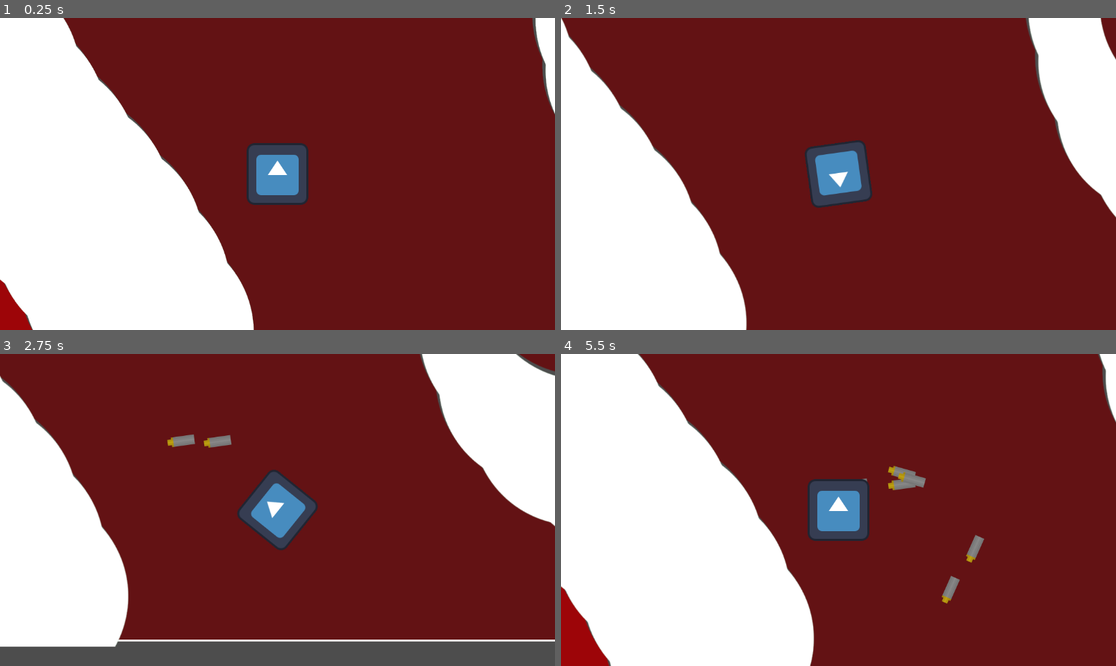
Above: before the commit, frames 1-4 (two rows, left to right).
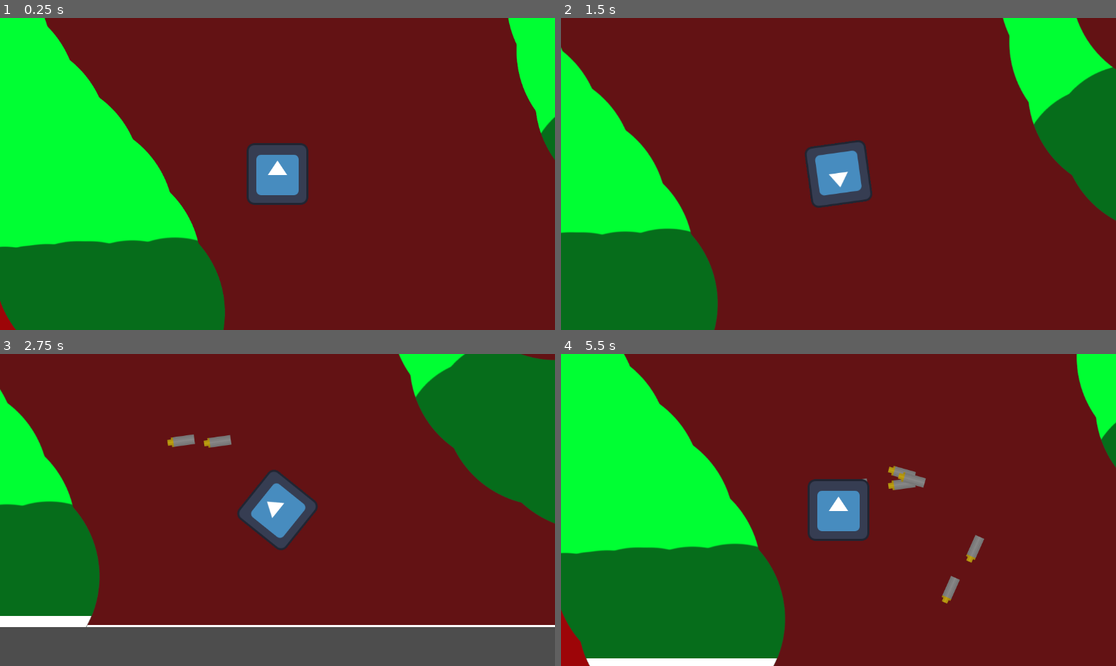
Above: after the commit, the same moments.

Repository: Do-Good-Games/MaskGameTest
Game: Godot game, scene res://Ian Folder/test_world.tscn
The game is run twice, just before and just after one commit, with the same random seed, the same clock (stepped at 60 frames per second) and the same inputs. This scene is started directly instead of the project's main scene. The engine's default icon, where the game draws it, is replaced by a stand-in: a white triangle on a blue panel in a dark square.
Inputs (mouse positions are in pixels of both pictures, inside the frame that each line leads up to):
- Up to frame 1 (0.25 s): no input
- Up to frame 2 (1.5 s): tap Enter at 0.5 s; move the mouse to (960, 158) at 0.52 s; press the mouse at (960, 158) at 0.53 s; hold D (right) 0.53-1.28 s; move the mouse to (727, 189) at 1.27 s; release the mouse at (727, 189) at 1.28 s; hold S (down) from 1.28 s (still down); click (727, 189) at 1.35 s
- Up to frame 3 (2.75 s): move the mouse to (333, 441) at 2.02 s; release S (down) at 2.03 s; press the mouse at (333, 441) at 2.03 s; hold D (right) from 2.03 s (still down)
- Up to frame 4 (5.5 s): move the mouse to (810, 572) at 2.77 s; release D (right) at 2.78 s; release the mouse at (810, 572) at 2.78 s; hold W (up) 2.78-3.53 s; click (810, 572) at 2.85 s; move the mouse to (1005, 556) at 3.52 s; press the mouse at (1005, 556) at 3.53 s; hold A (left) 3.53-5.03 s; move the mouse to (672, 463) at 4.27 s; release the mouse at (672, 463) at 4.28 s; click (672, 463) at 4.35 s; move the mouse to (866, 510) at 5.02 s; press the mouse at (866, 510) at 5.03 s; hold S (down) from 5.03 s (still down)

The runs differ from the first frame. In frame 1, 33% of the frame differs, in the area x 0-100%, y 0-100%; in frame 2, 28%; in frame 3, 27%; in frame 4, 34%.

Commit message:
Fixes to collision masking

Diff:
--- a/Character/bobby_character.tscn
+++ b/Character/bobby_character.tscn
@@ -17,5 +17,6 @@
 [node name="CollisionShape2D" type="CollisionShape2D" parent="." unique_id=2015673397]
 position = Vector2(-0.5, 0.5)
 shape = SubResource("RectangleShape2D_d5myv")
+debug_color = Color(1, 1, 1, 0.41960785)
 
 [node name="Camera2D" type="Camera2D" parent="." unique_id=550504632]
--- /dev/null
+++ b/Ian Folder/layer.tscn
@@ -0,0 +1,39 @@
+[gd_scene format=3 uid="uid://c0cnbnjpw1gn3"]
+
+[ext_resource type="Texture2D" uid="uid://bwgq1lmjusrgc" path="res://test_mask_alpha.png" id="1_vm0sn"]
+[ext_resource type="Script" uid="uid://bxui4dd18e7gy" path="res://mask_collision.gd" id="2_gui4o"]
+[ext_resource type="Script" path="res://Ian Folder/layer_mask.gd" id="3_gui4o"]
+[ext_resource type="Texture2D" uid="uid://dk4dlumhs07ha" path="res://Ian Folder/red.png" id="4_k3wos"]
+
+[sub_resource type="CanvasItemMaterial" id="CanvasItemMaterial_k3wos"]
+blend_mode = 3
+
+[node name="Layer" type="StaticBody2D" unique_id=807261236]
+script = ExtResource("2_gui4o")
+
+[node name="LayerMask" type="Sprite2D" parent="." unique_id=1379613557]
+z_index = 1
+material = SubResource("CanvasItemMaterial_k3wos")
+texture = ExtResource("1_vm0sn")
+script = ExtResource("3_gui4o")
+
+[node name="LayerArea" type="Area2D" parent="." unique_id=1061474882]
+visible = false
+
+[node name="UnmaskedGeometry" type="StaticBody2D" parent="." unique_id=2019776830]
+collision_layer = 0
+
+[node name="CollisionPolygon2D" type="CollisionPolygon2D" parent="UnmaskedGeometry" unique_id=339928958]
+position = Vector2(-1122, -788)
+polygon = PackedVector2Array(45, 1531, 42, 891, 404, 891, 421, 1297, 713, 1295, 713, 1420, 1563, 1384, 1543, 378, 1727, 378, 1766, 1395)
+
+[node name="CollisionPolygon2D2" type="CollisionPolygon2D" parent="UnmaskedGeometry" unique_id=1689257945]
+position = Vector2(-1835.0001, -595)
+scale = Vector2(1.8399987, 1)
+polygon = PackedVector2Array(538, 33, 549, 462, 981, 426, 1053, -14)
+
+[node name="LayerVisual" type="Sprite2D" parent="." unique_id=1234380076]
+scale = Vector2(27.399996, 27.399996)
+texture = ExtResource("4_k3wos")
+
+[connection signal="img_updated" from="LayerMask" to="." method="_on_layer_mask_img_updated"]
--- a/Ian Folder/test_world.tscn
+++ b/Ian Folder/test_world.tscn
@@ -4,6 +4,7 @@
 [ext_resource type="Texture2D" uid="uid://dvf21l451imlf" path="res://Ian Folder/brush.tres" id="1_e4dru"]
 [ext_resource type="PackedScene" uid="uid://f0giku20phl1" path="res://Character/BobbyCollectable.tscn" id="2_icfwp"]
 [ext_resource type="PackedScene" uid="uid://b2aodyxg1wr0g" path="res://Character/bobby_character.tscn" id="3_e4dru"]
+[ext_resource type="Texture2D" uid="uid://7kdjj57fft6b" path="res://Ian Folder/Red example.png" id="3_orqof"]
 [ext_resource type="Texture2D" uid="uid://d1pxvs8i5av8t" path="res://test_mask_alpha_negative.png" id="4_8wdvc"]
 [ext_resource type="Texture2D" uid="uid://rw8d2f1wlin6" path="res://Ian Folder/Green_Example.png" id="5_orqof"]
 
@@ -13,12 +14,15 @@
 
 @export var brush_texture: GradientTexture2D
 
+@onready var red_layer_mask: LayerMask = $RedLayer/LayerMask
+@onready var green_layer_mask: LayerMask = $GreenLayer/LayerMask
+
 
 func _input(event: InputEvent) -> void:
 	if event is InputEventMouseButton:
 		if event.pressed:
-			$RedLayer.layer_mask.paint_texture(brush_texture, get_local_mouse_position())
-			$GreenLayer.layer_mask.erase_texture(brush_texture, get_local_mouse_position())
+			$RedLayer.layer_mask.paint_texture(brush_texture, get_global_mouse_position())
+			$GreenLayer.layer_mask.erase_texture(brush_texture, get_global_mouse_position())
 "
 
 [node name="TestWorld" type="Node2D" unique_id=1058061648]
@@ -27,12 +31,13 @@
 
 [node name="RedLayer" parent="." unique_id=807261236 instance=ExtResource("1_1hawf")]
 z_index = -1
-position = Vector2(1100, 760)
+position = Vector2(1047, 730)
 rect_size = Vector2(1000, 1000)
 
 [node name="LayerVisual" parent="RedLayer/LayerMask" parent_id_path=PackedInt32Array(807261236, 1379613557) index="0" unique_id=1234380076]
 position = Vector2(3.6502905, 4.9999886)
 scale = Vector2(1.0003328, 0.9873325)
+texture = ExtResource("3_orqof")
 
 [node name="UnmaskedGeometry" parent="RedLayer" index="2" unique_id=2019776830]
 visible = false
@@ -43,34 +48,30 @@
 [node name="CollisionPolygon2D2" type="CollisionPolygon2D" parent="RedLayer/UnmaskedGeometry" index="1" unique_id=675728479]
 polygon = PackedVector2Array(204, -540, 185, -40, 924, -17, 885, -517)
 
+[node name="MaskedGeometry" parent="RedLayer" index="3" unique_id=211235266]
+z_index = 1
+
 [node name="GreenLayer" parent="." unique_id=1595783365 instance=ExtResource("1_1hawf")]
-position = Vector2(1107, 771)
+position = Vector2(1047, 730)
 
 [node name="LayerMask" parent="GreenLayer" index="0" unique_id=1379613557]
 texture = ExtResource("4_8wdvc")
 
 [node name="LayerVisual" parent="GreenLayer/LayerMask" index="0" unique_id=1234380076]
-visible = false
 position = Vector2(-5.625332, -9.500088)
 scale = Vector2(0.9986907, 0.98199993)
 texture = ExtResource("5_orqof")
-
-[node name="LayerArea" parent="GreenLayer" index="1" unique_id=1061474882]
-visible = true
 
 [node name="UnmaskedGeometry" parent="GreenLayer" index="2" unique_id=2019776830]
 visible = false
 
 [node name="CollisionPolygon2D" type="CollisionPolygon2D" parent="GreenLayer/UnmaskedGeometry" index="0" unique_id=1255001265]
-visible = false
 polygon = PackedVector2Array(-1032, -102, 653, -81, 692, -737, -1055, -756, -1052, -125)
 
 [node name="CollisionPolygon2D2" type="CollisionPolygon2D" parent="GreenLayer/UnmaskedGeometry" index="1" unique_id=398593457]
-visible = false
 polygon = PackedVector2Array(-1048, 515, 101, 508, 147, 719, -1069, 733)
 
 [node name="CollisionPolygon2D3" type="CollisionPolygon2D" parent="GreenLayer/UnmaskedGeometry" index="2" unique_id=702944521]
-visible = false
 polygon = PackedVector2Array(469, 284, 526, 561, 759, 618, 1047, 457, 1063, 317, 892, 123, 651, 137)
 
 [node name="BobbyCollectable" parent="." unique_id=2115636220 instance=ExtResource("2_icfwp")]
--- a/LayerMasking/layer.tscn
+++ b/LayerMasking/layer.tscn
@@ -3,21 +3,19 @@
 [ext_resource type="Texture2D" uid="uid://bwgq1lmjusrgc" path="res://test_mask_alpha.png" id="1_vm0sn"]
 [ext_resource type="Script" uid="uid://bxui4dd18e7gy" path="res://mask_collision.gd" id="2_gui4o"]
 [ext_resource type="Script" uid="uid://dklvrnohgflnj" path="res://LayerMasking/layer_mask.gd" id="3_gui4o"]
-[ext_resource type="Texture2D" uid="uid://7kdjj57fft6b" path="res://Ian Folder/Red example.png" id="4_k3wos"]
 
-[node name="Layer" type="StaticBody2D" unique_id=807261236]
+[node name="Layer" type="Node2D" unique_id=1461014223]
 script = ExtResource("2_gui4o")
+epsilon = 20.0
+rect_size = Vector2(1000, 1000)
 
 [node name="LayerMask" type="Sprite2D" parent="." unique_id=1379613557]
 clip_children = 2
-z_index = 1
+z_index = -1
 texture = ExtResource("1_vm0sn")
 script = ExtResource("3_gui4o")
 
 [node name="LayerVisual" type="Sprite2D" parent="LayerMask" unique_id=1234380076]
-position = Vector2(-835.7489, -204)
-scale = Vector2(1.6140466, 2.683331)
-texture = ExtResource("4_k3wos")
 
 [node name="LayerArea" type="Area2D" parent="." unique_id=1061474882]
 visible = false
@@ -25,4 +23,6 @@
 [node name="UnmaskedGeometry" type="StaticBody2D" parent="." unique_id=2019776830]
 collision_layer = 0
 
+[node name="MaskedGeometry" type="StaticBody2D" parent="." unique_id=211235266]
+
 [connection signal="img_updated" from="LayerMask" to="." method="_on_layer_mask_img_updated"]
--- a/LayerMasking/layer_mask.gd
+++ b/LayerMasking/layer_mask.gd
@@ -19,11 +19,11 @@
 func paint_texture(brush_texture: Texture2D, brush_position: Vector2) -> void:
 	var brush := brush_texture.get_image()
 	img.blend_rect(brush, brush.get_used_rect(), brush_position - brush.get_used_rect().size /2.0)
+	image_texture.update(img)
 	img_updated.emit(Rect2(
 		brush_position - brush.get_used_rect().size/2.0,
 		brush.get_used_rect().size
 	))
-	image_texture.update(img)
 
 # Make this better
 func erase_texture(brush_texture: Texture2D, brush_position: Vector2) -> void:
--- a/mask_collision.gd
+++ b/mask_collision.gd
@@ -1,6 +1,6 @@
 # Adapted from https://www.youtube.com/watch?v=Btk8IzhvaDo
 
-class_name Layer extends StaticBody2D
+class_name Layer extends Node2D
 
 @export var epsilon := 10.0
 @export var body: StaticBody2D
@@ -9,8 +9,10 @@
 @onready var layer_mask: Sprite2D = $LayerMask
 @onready var layer_area: Area2D = $LayerArea
 @onready var unmasked_geometry: StaticBody2D = $UnmaskedGeometry
+@onready var masked_geometry: StaticBody2D = $MaskedGeometry
 
 var level_collision_polygons: Array[CollisionPolygon2D]
+var regions: Dictionary[Rect2, Array] # {Region, Col. Polygons in region}
 
 # NOTE: there's some weirdness with how it lines up, the outer edges are like 10 pixels too high
 # but the inner edges are exactly right?
@@ -23,35 +25,31 @@
 	bitmap.create_from_image_alpha(image)
 
 	_register_collision_polygons(unmasked_geometry)
-
-	generate_collision(bitmap)
+	_create_regions()
+	generate_collision(bitmap, regions.keys())
 
 
-func generate_collision(bitmap: BitMap) -> void:
-	for x_index: int in ceil(layer_mask.texture.get_size().x / rect_size.x):
-		for y_index: int in ceil(layer_mask.texture.get_size().y / rect_size.y):
-			var x_start: float = x_index * rect_size.x
-			var y_start: float = y_index * rect_size.y
-			var start_pos := Vector2(x_start, y_start)
-
-			var x_size: float = min(rect_size.x, layer_mask.texture.get_size().x - x_start)
-			var y_size: float = min(rect_size.y, layer_mask.texture.get_size().y - y_start)
-			var size := Vector2(x_size, y_size)
-			generate_collision_region(bitmap, start_pos, size)
+func generate_collision(bitmap: BitMap, region_rects: Array[Rect2]) -> void:
+	for region_rect in region_rects:
+		generate_collision_region(bitmap, region_rect)
 
 
-func generate_collision_region(bitmap: BitMap, start_pos: Vector2, size: Vector2) -> void:
+func generate_collision_region(bitmap: BitMap, region_rect: Rect2) -> void:
 	var polys := bitmap.opaque_to_polygons(
-		Rect2(start_pos, size),
+		region_rect,
 		epsilon
 	)
+
+	if regions.has(region_rect):
+		print("clearing")
+		_clear_collision_polys(regions[region_rect])
 
 	for poly in polys:
 		for level_collision_polygon in level_collision_polygons:
 			var level_polygon := level_collision_polygon.polygon
 			var adjusted_poly: PackedVector2Array = []
 			for point in poly:
-				var new_pos := point + start_pos
+				var new_pos := point + region_rect.position
 				if layer_mask.centered:
 					new_pos -= bitmap.get_size() / 2.0
 				adjusted_poly.append(new_pos)
@@ -59,6 +57,7 @@
 			var bitmap_collision_polygon := CollisionPolygon2D.new()
 			bitmap_collision_polygon.polygon = adjusted_poly
 			layer_area.add_child(bitmap_collision_polygon)
+			regions[region_rect].append(bitmap_collision_polygon)
 
 			var adjusted_level_polygon: PackedVector2Array = []
 			for point in level_polygon:
@@ -74,7 +73,8 @@
 					if not Geometry2D.is_polygon_clockwise(intersected_polygon):
 						var collision_polygon := CollisionPolygon2D.new()
 						collision_polygon.polygon = intersected_polygon
-						add_child(collision_polygon)
+						masked_geometry.add_child(collision_polygon)
+						regions[region_rect].append(collision_polygon)
 
 
 func _register_collision_polygons(static_body: StaticBody2D) -> Array[CollisionPolygon2D]:
@@ -86,8 +86,30 @@
 	return polygons
 
 
+func _clear_collision_polys(polys: Array) -> void:
+	for poly: CollisionPolygon2D in polys:
+		print("kill", poly)
+		poly.queue_free()
+	polys.clear()
 
-func _on_layer_mask_img_updated(updated_region: Rect2) -> void:
+
+func _create_regions() -> void:
+	for x_index: int in ceil(layer_mask.texture.get_size().x / rect_size.x):
+		for y_index: int in ceil(layer_mask.texture.get_size().y / rect_size.y):
+			var x_start: float = x_index * rect_size.x
+			var y_start: float = y_index * rect_size.y
+			var start_pos := Vector2(x_start, y_start)
+
+			var x_size: float = min(rect_size.x, layer_mask.texture.get_size().x - x_start)
+			var y_size: float = min(rect_size.y, layer_mask.texture.get_size().y - y_start)
+			var size := Vector2(x_size, y_size)
+			regions.set(Rect2(start_pos, size), [])
+
+
+func _on_layer_mask_img_updated(updated_region_rect: Rect2) -> void:
 	var bitmap := BitMap.new()
 	bitmap.create_from_image_alpha(layer_mask.texture.get_image())
-	generate_collision(bitmap)
+
+	for region_rect: Rect2 in regions.keys():
+		if region_rect.intersection(updated_region_rect):
+			generate_collision_region(bitmap, region_rect)
